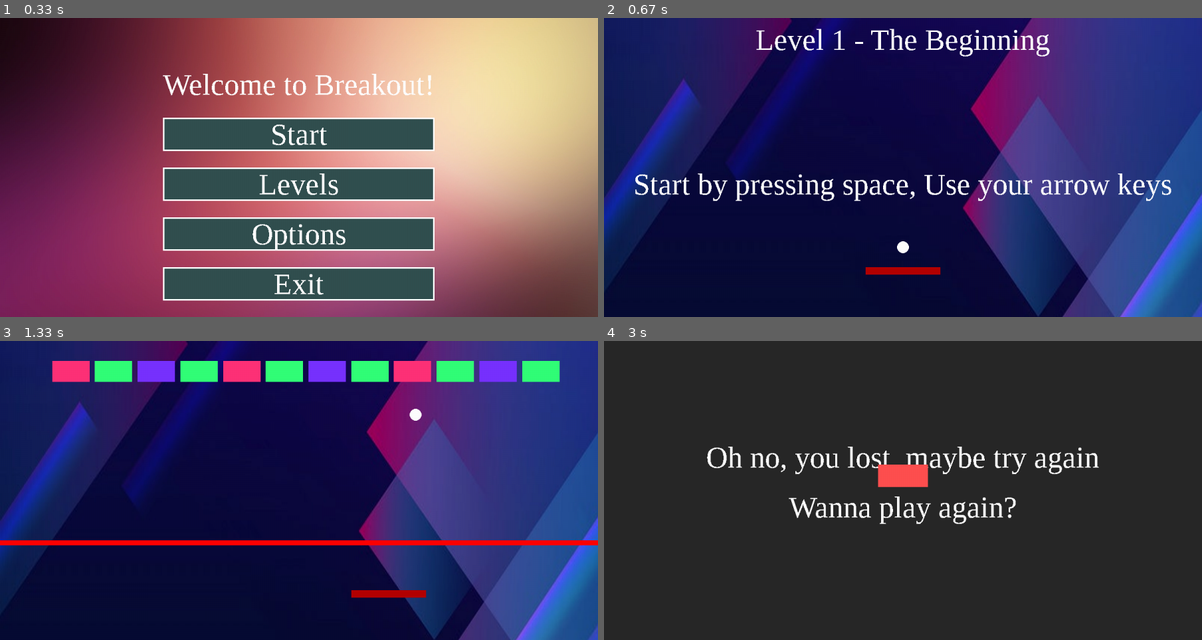
Above: before the commit, frames 1-4 (two rows, left to right).
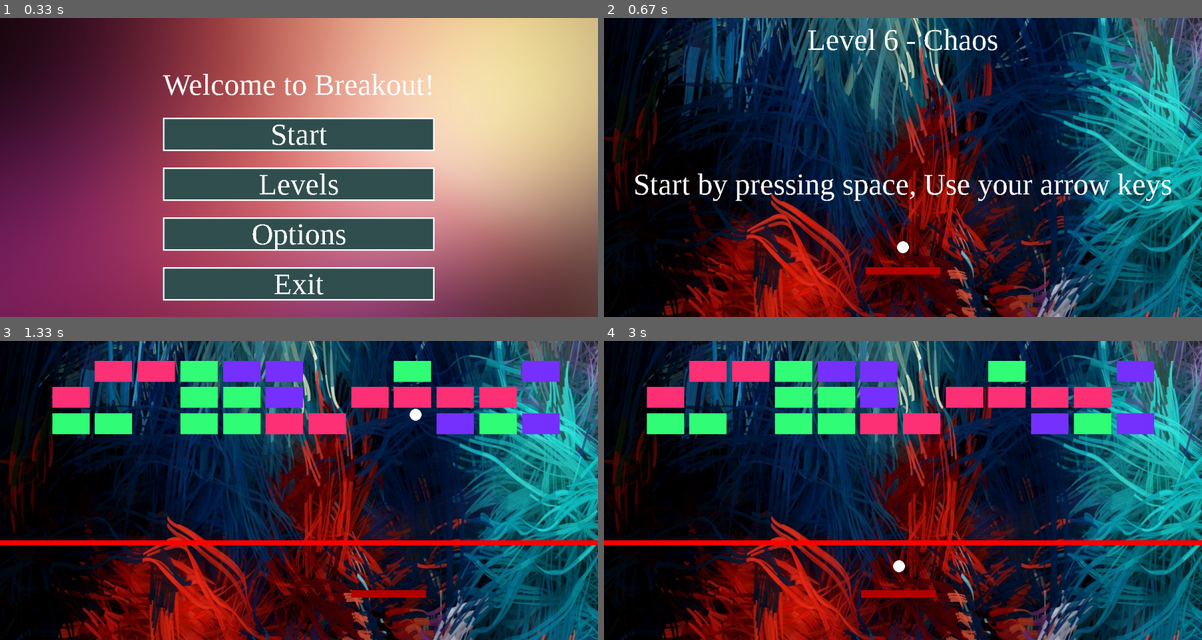
Above: after the commit, the same moments.

Repository: Kevin333221/INF-1400
Game: pygame game, started from Main.py
The game is run twice, just before and just after one commit, with the same random seed, the same clock (stepped at 60 frames per second) and the same inputs.
Inputs (mouse positions are in pixels of both pictures, inside the frame that each line leads up to):
- Up to frame 1 (0.33 s): no input
- Up to frame 2 (0.67 s): click "Start" at 0.38 s
- Up to frame 3 (1.33 s): tap Space at 0.67, 1.07 s; hold Right from 1 s (still down)
- Up to frame 4 (3 s): tap Space at 1.37, 1.57, 1.87, 2.07, 2.37, 2.97 s; release Right at 1.47 s; hold Right 1.5-1.97 s; hold Left 2-2.53 s; press the mouse at (903, 475) at 2.6 s; move the mouse to (873, 505) at 2.7 s; release the mouse at (843, 538) at 2.83 s; hold Esc from 2.9 s (still down); hold Left from 2.9 s (still down); move the mouse to (765, 529) at 2.93 s

Frame 1 is identical in both runs. In frame 2, 91% of the frame differs, in the area x 0-100%, y 0-100%; in frame 3, 91%; in frame 4, 97%.

Commit message:
Made level 6

Diff:
--- a/Main.py
+++ b/Main.py
@@ -51,6 +51,7 @@
 level3_song = pygame.mixer.Sound('Sounds/Level3.mp3')
 level4_song = pygame.mixer.Sound('Sounds/Level4.mp3')
 level5_song = pygame.mixer.Sound('Sounds/Level5.mp3')
+level6_song = pygame.mixer.Sound('Sounds/Level6.mp3')
 ball_bounce = pygame.mixer.Sound('Sounds/pop.mp3')
 click = pygame.mixer.Sound('Sounds/click.mp3')
 
@@ -399,7 +400,7 @@
     if x == 1:
         level1_BG = ('Levels_BG/Level1.jpg')
         level1_title = ("Level 1 - The Beginning")
-        init_level_of_your_choice(level1_BG, level1_title, level1_song, [1, 2, 3, 2, 1, 2, 3, 2, 1, 2, 3, 2], 2)
+        init_level_of_your_choice(level1_BG, level1_title, level1_song, [1, 1, 1, 1, 1, 1, 1, 1, 1, 1, 1, 1], 2)
 
     elif x == 2:
         level2_BG = ('Levels_BG/Level2.jpg')
@@ -415,13 +416,19 @@
         level4_BG = ('Levels_BG/Level4.jpg')
         level4_title = ("Level 4 - Why so strange?")
         init_level_of_your_choice(level4_BG, level4_title, level4_song, [0, 1, 0, 1, 0, 2, 2, 0, 1, 0, 1, 0,
-                                                                         1, 0, 1, 0, 1, 1, 1, 1, 0, 1, 0, 1], 5)
+                                                                         1, 0, 3, 0, 3, 1, 1, 3, 0, 3, 0, 1], 5)
     elif x == 5:
         level5_BG = ('Levels_BG/Level5.jpg')
         level5_title = ("Level 5 - Formation")
         init_level_of_your_choice(level5_BG, level5_title, level5_song, [1, 1, 0, 0, 2, 0, 0, 2, 0, 0, 1, 1,
                                                                          0, 0, 1, 1, 0, 2, 2, 0, 1, 1, 0, 0,
-                                                                         0, 0, 0, 0, 1, 1, 1, 1, 0, 0, 0, 0], 0)
+                                                                         0, 0, 0, 0, 1, 1, 1, 1, 0, 0, 0, 0], 6)
+    elif x == 6:
+        level6_BG = ('Levels_BG/Level6.jpg')
+        level6_title = ("Level 6 - Chaos")
+        init_level_of_your_choice(level6_BG, level6_title, level6_song, [0, 1, 1, 2, 3, 3, 0, 0, 2, 0, 0, 3,
+                                                                         1, 0, 0, 2, 2, 3, 0, 1, 1, 1, 1, 0,
+                                                                         2, 2, 0, 2, 2, 1, 1, 0, 0, 3, 2, 3], 0)
     else:
         winning_screen()
 
@@ -743,7 +750,7 @@
         if mouse_pressed[0]:
             main_song.stop()
             click.play()
-            next_level(1)
+            next_level(6)
     else:
         pygame.draw.rect(screen, (50, 80, 80), (screen_w/2 - main_title.get_width()/2, screen_h/3, main_title.get_width(), main_start.get_height()))
     screen.blit(main_start, (screen_w/2 - main_start.get_width()/2, screen_h/3))
Binary file added: Levels_BG/Level6.jpg
Not shown, added: Sounds/Level6.mp3
